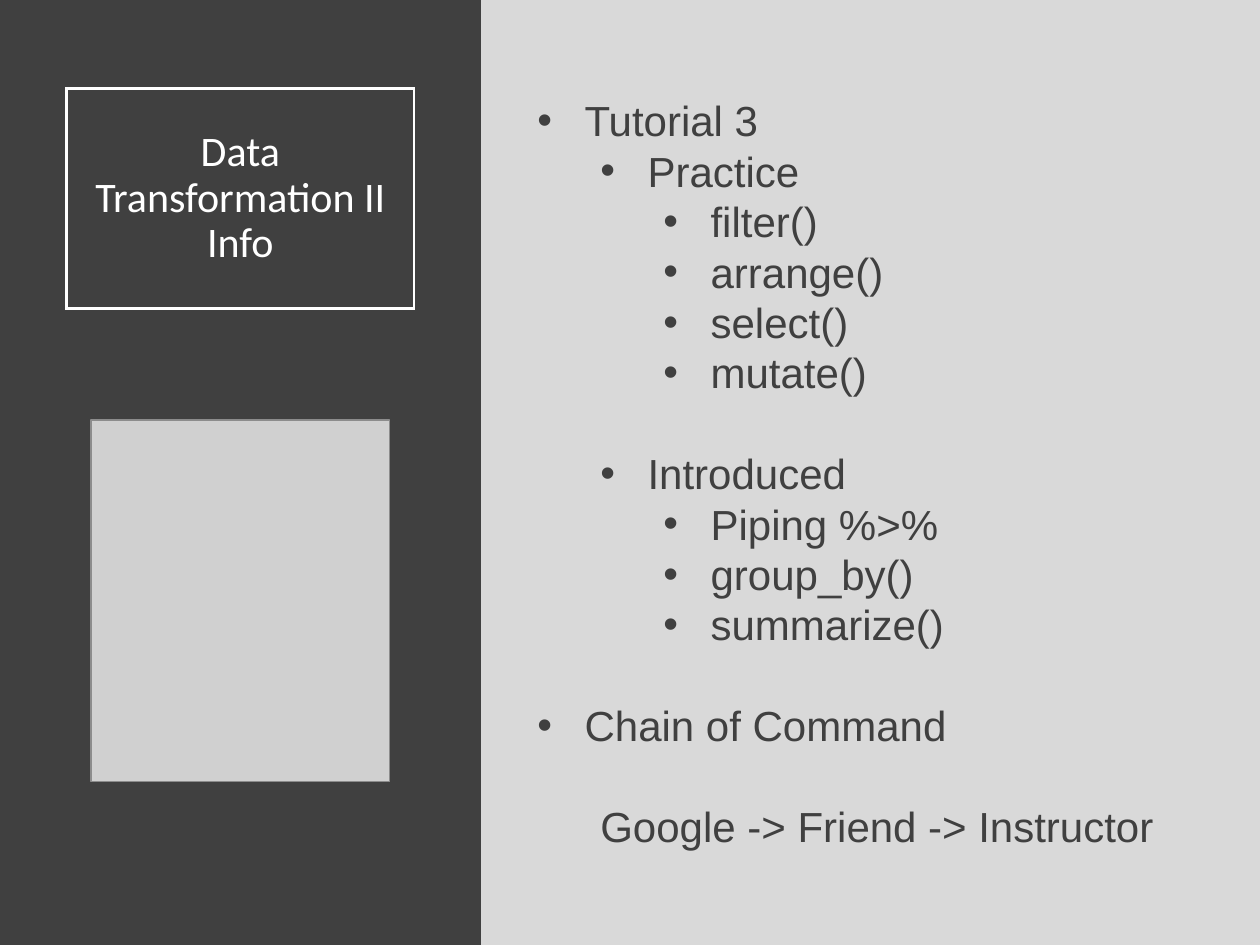
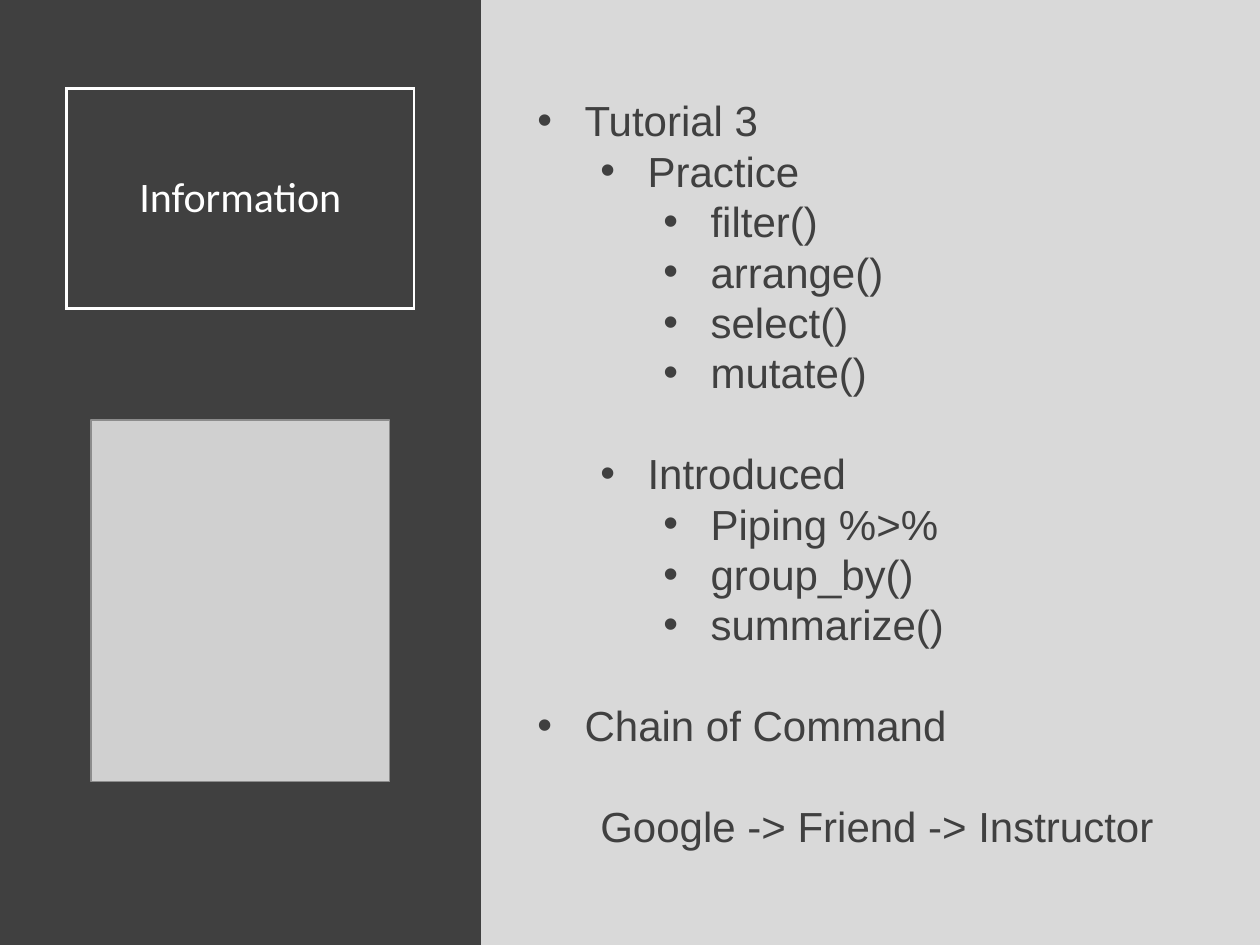
Before and after one commit to Yixf-Self/STOR320_WEBSITE, a slide deck: slide 2 of Lecture/Lecture 5/Lecture 5.pptx. Drawn at 1260x945 pixels with LibreOffice and Linux fonts; fonts in the diff are those of the drawing; grey boxes stand for pictures. Boxes give left, top, right and bottom in pixels: in the first picture for what was removed or moved away, otherwise in the second. Text is boxed around its words. In the diff, an @@ line names an element or a change of style, - is before the commit and + after.

```diff
--- a/Lecture/Lecture 5/Lecture 5.pptx
+++ b/Lecture/Lecture 5/Lecture 5.pptx
@@ title at (139,183,341,213): text changed @@
-Data Transformation II Info
+Information
```
Also in this commit, not shown: 3 other files.
